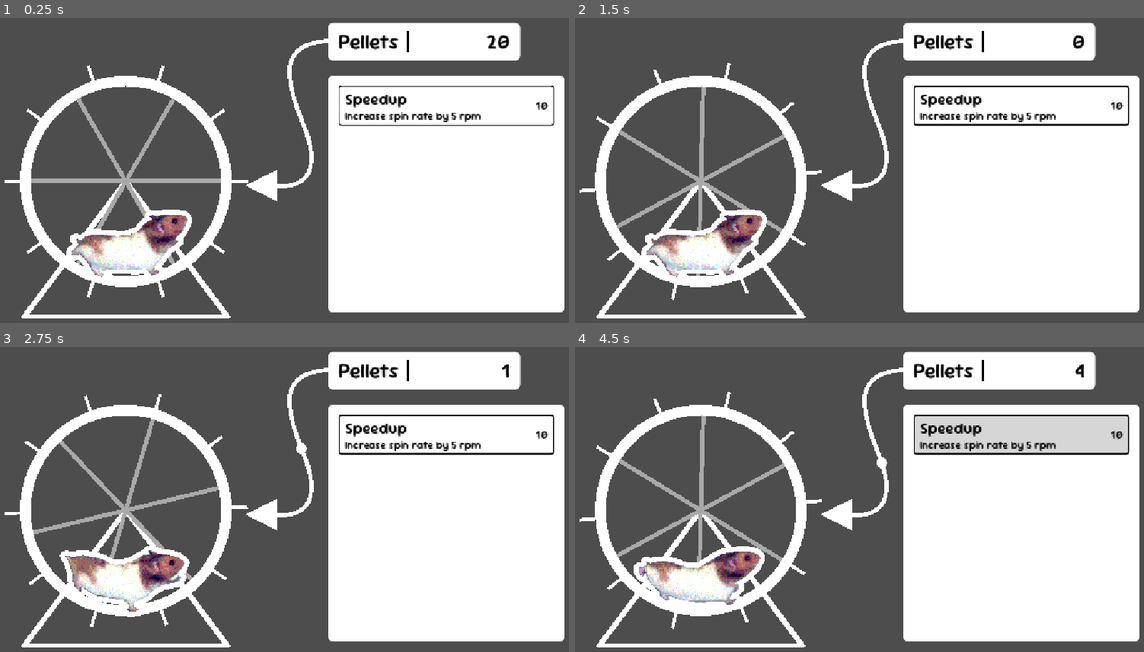
Above: before the commit, frames 1-4 (two rows, left to right).
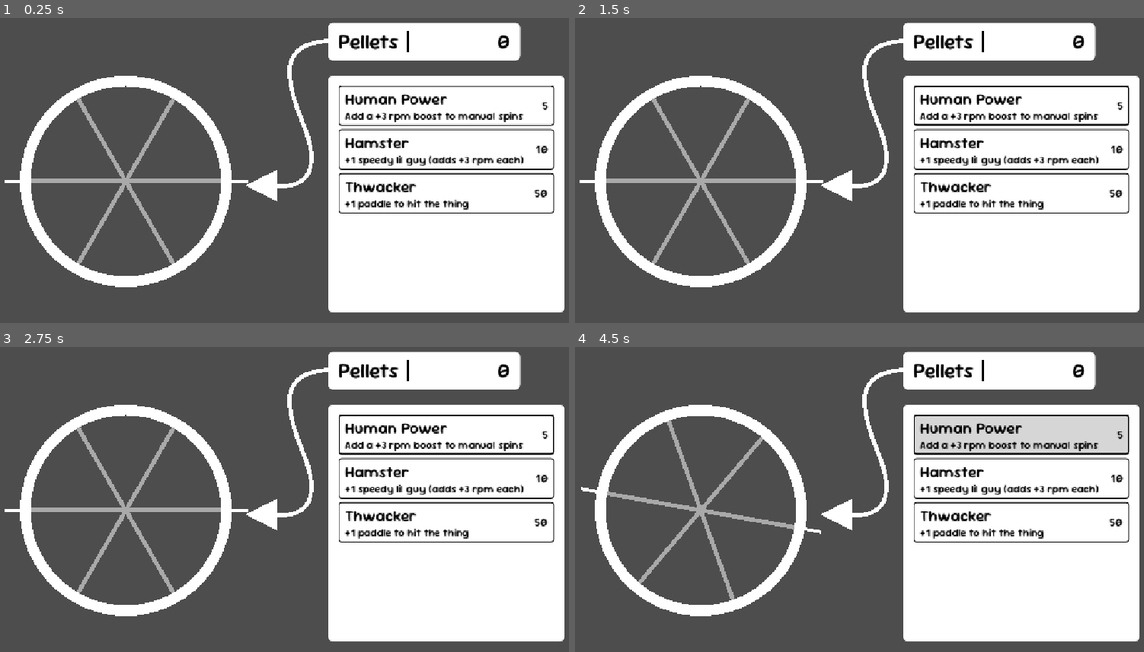
Above: after the commit, the same moments.

Repository: Raisinaut/juniper_dev_jam_2026
Game: Godot game, scene res://gameplay/world.tscn
Same seed, same stepped clock (60 frames per second), same inputs: the game is played once before the commit and once after it.
Inputs (mouse positions are in pixels of both pictures, inside the frame that each line leads up to):
- Up to frame 1 (0.25 s): no input
- Up to frame 2 (1.5 s): click (1018, 106) at 0.52 s; click (1018, 106) at 1.27 s
- Up to frame 3 (2.75 s): click (443, 435) at 2.02 s
- Up to frame 4 (4.5 s): move the mouse to (1001, 490) at 2.77 s; click (1001, 490) at 2.92 s; move the mouse to (745, 523) at 3.52 s; click (745, 523) at 3.67 s; move the mouse to (927, 432) at 4.27 s; click (927, 432) at 4.42 s

The runs differ from the first frame. In frame 1, 7.7% of the frame differs, in the area x 3-98%, y 5-99%; in frame 2, 10%; in frame 3, 10%; in frame 4, 10%, in the area x 0-98%, y 5-99%.

Commit message:
Much better attribute upgrading + more upgrade options

Diff:
--- /dev/null
+++ b/godot/autoloads/attribute_manager.gd
@@ -0,0 +1,42 @@
+extends Node
+
+signal attribute_updated(data : AttributeData)
+
+@export var attribute_folder : String = "res://resources/attributes/"
+var attributes : Array[AttributeData] = []
+
+func _ready() -> void:
+	populate_attributes()
+
+func populate_attributes() -> void:
+	for a in load_folder_resources(attribute_folder):
+		if a is AttributeData:
+			attributes.append(a)
+
+func attempt_upgrade(a : String) -> void:
+	var data = find_attribute(a)
+	var cost = data.upgrade_cost
+	if GameManager.currency >= cost:
+		data.upgrade()
+		attribute_updated.emit(data)
+		GameManager.currency -= cost
+
+func find_attribute(_attribute : String) -> AttributeData:
+	for a in attributes:
+		if _attribute == a.attribute:
+			return a
+	return null
+
+
+# FILE ACCESS ------------------------------------------------------------------
+func load_folder_resources(folder_path : String) -> Array:
+	var dir := DirAccess.open(folder_path)
+	var contents := []
+	if dir:
+		dir.list_dir_begin()
+		for file: String in dir.get_files():
+			var resource := load(dir.get_current_dir() + "/" + file)
+			contents.append(resource)
+	else:
+		printerr("Could not open folder")
+	return contents
--- /dev/null
+++ b/godot/autoloads/attribute_manager.tscn
@@ -0,0 +1,6 @@
+[gd_scene format=3 uid="uid://baiu0ykygl36i"]
+
+[ext_resource type="Script" uid="uid://dqglw2trjrhmr" path="res://autoloads/attribute_manager.gd" id="1_xu5oy"]
+
+[node name="AttributeManager" type="Node" unique_id=1753305598]
+script = ExtResource("1_xu5oy")
--- a/godot/autoloads/game_manager.gd
+++ b/godot/autoloads/game_manager.gd
@@ -2,7 +2,7 @@
 
 signal currency_changed(currency)
 
-const base_currency = 20
+const base_currency = 0
 
 var currency : int = base_currency :
 	set(val): currency = val; currency_changed.emit(currency)
--- a/godot/autoloads/upgrade_manager.gd
+++ /dev/null
@@ -1,42 +0,0 @@
-extends Node
-
-signal attribute_updated(attribute : String, value : float)
-
-## Stored by attribute name that corresponds to [br]
-## an array containing the default value and upgrade increment
-var attributes : Dictionary = {
-	"wheel_rpm" : [0.0, 5]
-}
-
-enum FunctionType {
-	ADD,
-	SUBTRACT,
-	MULTIPLY,
-	DIVIDE
-}
-
-func upgrade_attribute(attribute : String, type : FunctionType) -> void:
-	var starting_value = get_attribute_value(attribute)
-	var end_value = starting_value
-	var upgrade_increment_value = get_attribute_upgrade_increment(attribute)
-	match(type):
-		FunctionType.ADD:
-			end_value = starting_value + upgrade_increment_value
-		FunctionType.SUBTRACT:
-			end_value = starting_value - upgrade_increment_value
-		FunctionType.MULTIPLY:
-			end_value = starting_value * upgrade_increment_value
-		FunctionType.DIVIDE:
-			end_value = starting_value / upgrade_increment_value
-	set_attribute_value(attribute, end_value)
-
-func set_attribute_value(attribute : String, value : float) -> void:
-	attributes[attribute][0] = value
-	attribute_updated.emit(attribute, value)
-
-func get_attribute_value(attribute : String) -> float:
-	print(attributes)
-	return attributes[attribute][0]
-
-func get_attribute_upgrade_increment(attribute : String) -> float:
-	return attributes[attribute][1]
--- a/godot/autoloads/upgrade_manager.tscn
+++ /dev/null
@@ -1,6 +0,0 @@
-[gd_scene format=3 uid="uid://baiu0ykygl36i"]
-
-[ext_resource type="Script" uid="uid://dqglw2trjrhmr" path="res://autoloads/upgrade_manager.gd" id="1_x4qnn"]
-
-[node name="UpgradeManager" type="Node" unique_id=1753305598]
-script = ExtResource("1_x4qnn")
--- a/godot/gameplay/hamster/hamster.tscn
+++ b/godot/gameplay/hamster/hamster.tscn
@@ -1,18 +1,8 @@
 [gd_scene format=3 uid="uid://ban6503mq7r0x"]
 
 [ext_resource type="Texture2D" uid="uid://b023p45ybigln" path="res://assets/hamster/hamster.png" id="1_h1mcn"]
-[ext_resource type="Shader" uid="uid://bxxt0n8e66ixh" path="res://shaders/outline_2d.gdshader" id="1_oa22w"]
 [ext_resource type="Script" uid="uid://e4yusgi7044x" path="res://gameplay/hamster/hamster.gd" id="1_t7nof"]
 [ext_resource type="Texture2D" uid="uid://cnjp6l3ctdtbj" path="res://assets/hamster/red_eye_glow.png" id="3_p1o0g"]
-
-[sub_resource type="ShaderMaterial" id="ShaderMaterial_bvnae"]
-shader = ExtResource("1_oa22w")
-shader_parameter/color = Color(1, 1, 1, 1)
-shader_parameter/width = 20.00000095
-shader_parameter/pattern = 1
-shader_parameter/inside = false
-shader_parameter/add_margins = true
-shader_parameter/number_of_images = Vector2(14, 1)
 
 [sub_resource type="Animation" id="Animation_t7nof"]
 length = 0.001
@@ -206,10 +196,9 @@
 
 [node name="Sprite2D" type="Sprite2D" parent="." unique_id=1107088392]
 texture_filter = 1
-material = SubResource("ShaderMaterial_bvnae")
 scale = Vector2(0.2, 0.2)
 texture = ExtResource("1_h1mcn")
-offset = Vector2(0, -260)
+offset = Vector2(0, -220)
 hframes = 14
 
 [node name="EyePosition" type="Marker2D" parent="Sprite2D" unique_id=1970143410]
--- /dev/null
+++ b/godot/gameplay/hamster/radial_spawner.gd
@@ -0,0 +1,55 @@
+class_name RadialSpawner
+extends Node2D
+
+@export var scene_to_spawn : PackedScene
+@export var max_active = -1
+@export var angle_interval : float = 0.65
+@export var radius : float = 0
+@export var constant_rotation_speed : float = 0.3
+
+var rot_tween : Tween = null
+
+var active_count : int = 0 : set = set_max_active
+
+func set_max_active(val : int) -> void:
+	if max_active >= 0 and val > max_active:
+			return
+	var last_count = active_count
+	active_count = val
+	if last_count > active_count:
+		for i in last_count - active_count:
+			despawn()
+	elif active_count > last_count:
+		for i in active_count - last_count:
+			spawn()
+
+func _process(delta: float) -> void:
+	rotation += constant_rotation_speed * delta
+
+func update_rotation() -> void:
+	if rot_tween: rot_tween.kill()
+	var target_rotation = get_max_angle() * 0.5
+	rot_tween = create_tween().set_trans(Tween.TRANS_CIRC).set_ease(Tween.EASE_OUT)
+	rot_tween.tween_property(self, "rotation", target_rotation, 0.9)
+
+func despawn() -> void:
+	if get_child_count() > 0:
+		get_child(-1).queue_free()
+	else:
+		push_warning("No entities left to despawn.")
+
+func spawn() -> void:
+	var pivot = await create_pivot()
+	var inst = scene_to_spawn.instantiate()
+	pivot.call_deferred("add_child", inst)
+	pivot.rotation = -get_max_angle()
+	inst.position.y = radius
+
+func create_pivot() -> Node2D:
+	var pivot = Node2D.new()
+	call_deferred("add_child", pivot)
+	await pivot.ready
+	return pivot
+
+func get_max_angle() -> float:
+	return angle_interval * (active_count - 1)
--- /dev/null
+++ b/godot/gameplay/hamster/radial_spawner.tscn
@@ -0,0 +1,6 @@
+[gd_scene format=3 uid="uid://dajd2nsn3f3uy"]
+
+[ext_resource type="Script" uid="uid://byev47y2y1j60" path="res://gameplay/hamster/radial_spawner.gd" id="1_30etx"]
+
+[node name="RadialSpawner" type="Node2D" unique_id=1246472195]
+script = ExtResource("1_30etx")
--- /dev/null
+++ b/godot/gameplay/ui/upgrade_list.gd
@@ -0,0 +1,18 @@
+extends PanelContainer
+
+@export var listing_scene : PackedScene = null
+
+@onready var list_container: VBoxContainer = %ListContainer
+
+func _ready() -> void:
+	populate_list()
+
+func populate_list() -> void:
+	for a in AttributeManager.attributes:
+		add_listing(a.attribute)
+
+func add_listing(attribute: String) -> void:
+	var l : AttributeListing = listing_scene.instantiate()
+	list_container.call_deferred("add_child", l)
+	await l.ready
+	l.attribute = attribute
--- a/godot/gameplay/ui/upgrade_list.tscn
+++ b/godot/gameplay/ui/upgrade_list.tscn
@@ -1,12 +1,15 @@
 [gd_scene format=3 uid="uid://b8t8300mivr15"]
 
 [ext_resource type="Theme" uid="uid://6x7g6yc0ph84" path="res://gameplay/ui/themes/interface_theme.tres" id="1_30gb0"]
+[ext_resource type="Script" uid="uid://dguo3c1q87alj" path="res://gameplay/ui/upgrade_list.gd" id="2_6yysp"]
 [ext_resource type="PackedScene" uid="uid://dtxudhimxtw5i" path="res://gameplay/ui/upgrade_listing.tscn" id="2_ynkk4"]
 
 [node name="UpgradeList" type="PanelContainer" unique_id=2040785906]
 offset_right = 448.0
 offset_bottom = 448.0
 theme = ExtResource("1_30gb0")
+script = ExtResource("2_6yysp")
+listing_scene = ExtResource("2_ynkk4")
 
 [node name="MarginContainer" type="MarginContainer" parent="." unique_id=552909608]
 layout_mode = 2
@@ -18,15 +21,9 @@
 [node name="ScrollContainer" type="ScrollContainer" parent="MarginContainer" unique_id=480642766]
 layout_mode = 2
 
-[node name="VBoxContainer" type="VBoxContainer" parent="MarginContainer/ScrollContainer" unique_id=1675135385]
+[node name="ListContainer" type="VBoxContainer" parent="MarginContainer/ScrollContainer" unique_id=1675135385]
+unique_name_in_owner = true
 layout_mode = 2
 size_flags_horizontal = 3
 size_flags_vertical = 3
 theme_override_constants/separation = 6
-
-[node name="UpgradeListing" parent="MarginContainer/ScrollContainer/VBoxContainer" unique_id=1713717684 instance=ExtResource("2_ynkk4")]
-layout_mode = 2
-title = "Speedup"
-details = "Increase spin rate by 5 rpm"
-cost = 10
-linked_attribute = "wheel_rpm"
--- a/godot/gameplay/ui/upgrade_listing.gd
+++ b/godot/gameplay/ui/upgrade_listing.gd
@@ -1,4 +1,5 @@
 @tool
+class_name AttributeListing
 extends MarginContainer
 
 @onready var buy_button: Button = %BuyButton
@@ -6,19 +7,20 @@
 @onready var detail_label: Label = %DetailLabel
 @onready var cost_label: Label = %CostLabel
 
-@export var title : String = "" :
-	set(val): title = val; %TitleLabel.text = val
-@export var details : String = "" :
-	set(val): details = val; %DetailLabel.text = val
-@export var cost : int = 100 :
-	set(val): cost = val; %CostLabel.text = str(val)
-@export var linked_attribute : String = ""
-@export var upgrade_function : UpgradeManager.FunctionType
+var attribute : String = "" :
+	set(val): attribute = val; match_attribute_data()
+
 
 func _ready() -> void:
 	buy_button.pressed.connect(_on_buy_button_pressed)
 
+func match_attribute_data() -> void:
+	var data : AttributeData = AttributeManager.find_attribute(attribute)
+	if data:
+		title_label.text = data.title
+		detail_label.text = data.details
+		cost_label.text = str(data.upgrade_cost)
+
 func _on_buy_button_pressed() -> void:
-	if GameManager.currency >= cost:
-		UpgradeManager.upgrade_attribute(linked_attribute, upgrade_function)
-		GameManager.currency -= cost
+	AttributeManager.attempt_upgrade(attribute)
+	match_attribute_data()
--- /dev/null
+++ b/godot/gameplay/wheel/mouse_click_area.gd
@@ -0,0 +1,28 @@
+@tool
+extends Area2D
+
+signal mouse_clicked
+
+@onready var collision_shape = $CollisionShape2D
+
+var mouse_over : bool = false
+
+func set_shape_radius(value : float) -> void:
+	$CollisionShape2D.shape.radius = value
+
+func _ready() -> void:
+	if Engine.is_editor_hint():
+		return
+	mouse_entered.connect(_on_mouse_entered)
+	mouse_exited.connect(_on_mouse_exited)
+
+func _input(event: InputEvent) -> void:
+	if event is InputEventMouseButton and mouse_over:
+		if event.pressed and not event.is_echo():
+			mouse_clicked.emit()
+
+func _on_mouse_entered() -> void:
+	mouse_over = true
+
+func _on_mouse_exited() -> void:
+	mouse_over = false
--- a/godot/gameplay/wheel/wheel.gd
+++ b/godot/gameplay/wheel/wheel.gd
@@ -5,8 +5,11 @@
 signal tick_passed(qty : int)
 signal rpm_changed(value : float)
 
+@onready var mouse_area: Area2D = $MouseArea
+
+
 @export var radius : float = 100 :
-	set(val): radius = val; queue_redraw()
+	set(val): radius = val; queue_redraw(); $MouseArea.set_shape_radius(radius)
 @export_range(0, 1) var fill : float = 0 :
 	set(val): fill = val; queue_redraw()
 @export_range(0, 1, 1, "or_greater")  var tick_count : int = 10:
@@ -28,15 +31,17 @@
 
 var rpm : float = 0.0 :
 	set(val): rpm = val; rpm_changed.emit(rpm)
+var rpm_boost : float = 0.0
+var rpm_boost_decrease_rate : float = 15.0
 var rotation_since_tick : float = 0.0
-
+var boost_tween : Tween = null
 
 func _ready() -> void:
 	if Engine.is_editor_hint():
 		return
-	UpgradeManager.attribute_updated.connect(_on_attribute_upgraded)
 	test_spin = false
 	reset_rotation()
+	mouse_area.mouse_clicked.connect(_on_mouse_area_clicked)
 
 func _process(delta: float) -> void:
 	if Engine.is_editor_hint() and not test_spin:
@@ -47,24 +52,38 @@
 	var rotation_change = angular_velocity() * delta
 	rotation = wrapf(rotation + rotation_change, 0, 2 * PI)
 	rotation_since_tick += rotation_change
-	var ticks_passed : int = floor(rotation_since_tick / tick_angle_separation())
-	if ticks_passed > 0:
+	var ticks_passed : float = rotation_since_tick / tick_angle_separation()
+	if floor(ticks_passed) > 0:
 		if not Engine.is_editor_hint():
-			tick_passed.emit(ticks_passed)
-			#print(ticks_passed, " tick passed")
-		rotation_since_tick = 0
+			tick_passed.emit(floor(ticks_passed))
+		var remaining_angle = ticks_passed - floor(ticks_passed)
+		rotation_since_tick = remaining_angle * tick_angle_separation()
 
 func tick_angle_separation() -> float:
 	return 2 * PI / tick_count
 
 func angular_velocity() -> float:
-	return rpm * 2 * PI / 60
+	return get_total_rpm() * 2 * PI / 60
+
+func get_total_rpm() -> float:
+	return rpm + rpm_boost
 
 func reset_rotation() -> void:
 	rotation = 0
 
 func inner_radius() -> float:
 	return radius * (1.0 - fill * 2)
+
+
+# SIGNALS ----------------------------------------------------------------------
+func _on_mouse_area_clicked() -> void:
+	var click_power_data = AttributeManager.find_attribute("click_power")
+	rpm_boost += click_power_data.current_value
+	# TWEEN BOOST BACK TO ZERO
+	if boost_tween: boost_tween.kill()
+	boost_tween = create_tween().set_ease(Tween.EASE_OUT).set_trans(Tween.TRANS_SINE)
+	boost_tween.tween_property(self, "rpm_boost", 0, 2.0)
+
 
 # DRAWING ----------------------------------------------------------------------
 func _draw() -> void:
@@ -92,10 +111,3 @@
 	var r_offset = radius * fill
 	var w = radius * 2 * fill
 	draw_circle(Vector2.ZERO, radius - r_offset, Color.WHITE, false, w, false)
-
-
-# SIGNALS ----------------------------------------------------------------------
-func _on_attribute_upgraded(attribute : String, value : float) -> void:
-	match(attribute):
-		"wheel_rpm":
-			rpm = value
--- a/godot/gameplay/wheel/wheel.tscn
+++ b/godot/gameplay/wheel/wheel.tscn
@@ -1,10 +1,18 @@
 [gd_scene format=3 uid="uid://djnkcdkwx7tux"]
 
 [ext_resource type="Script" uid="uid://bqmhwt2u68m2i" path="res://gameplay/wheel/wheel.gd" id="1_nt1jq"]
+[ext_resource type="Script" uid="uid://gkndu5qr3aya" path="res://gameplay/wheel/mouse_click_area.gd" id="2_86lyt"]
+
+[sub_resource type="CircleShape2D" id="CircleShape2D_86lyt"]
+radius = 200.0
 
 [node name="Wheel" type="Node2D" unique_id=40160034]
 script = ExtResource("1_nt1jq")
 fill = 0.05
 tick_length = 4
-support_count = null
-support_width = null
+
+[node name="MouseArea" type="Area2D" parent="." unique_id=2081064080]
+script = ExtResource("2_86lyt")
+
+[node name="CollisionShape2D" type="CollisionShape2D" parent="MouseArea" unique_id=164163403]
+shape = SubResource("CircleShape2D_86lyt")
--- a/godot/gameplay/world.gd
+++ b/godot/gameplay/world.gd
@@ -3,21 +3,25 @@
 @onready var wheel: Wheel = %Wheel
 @onready var paddle: Node2D = %Paddle
 @onready var bubble_path: Path2D = %BubblePath
-@onready var hamster: Node2D = %Hamster
+@onready var hamster_spawner: RadialSpawner = %HamsterSpawner
 
 func _ready() -> void:
 	wheel.tick_passed.connect(paddle.flick.unbind(1))
 	wheel.tick_passed.connect(bubble_path.send_value)
 	bubble_path.path_end_reached.connect(_on_bubble_path_animation_finished)
-	wheel.rpm_changed.connect(_on_wheel_rpm_changed)
+	hamster_spawner.global_position = wheel.global_position
+	hamster_spawner.radius = wheel.inner_radius()
+	AttributeManager.attribute_updated.connect(_on_attribute_updated)
+	#wheel.rpm_changed.connect(_on_wheel_rpm_changed)
 
 func _on_bubble_path_animation_finished(value : int) -> void:
 	GameManager.currency += value
 
-#func _process(_delta: float) -> void:
-	#UpgradeManager.upgrade_attribute("wheel_rpm", UpgradeManager.FunctionType.ADD)
-
-func _on_wheel_rpm_changed(rpm : float) -> void:
-	var normal_rpm = 45
-	var rpm_scale = rpm / normal_rpm
-	hamster.run_speed = rpm_scale
+func _on_attribute_updated(data : AttributeData) -> void:
+	match(data.attribute):
+		"hamster_count":
+			var rpm_per_hamster = 10
+			hamster_spawner.active_count = round(data.current_value)
+			wheel.rpm = hamster_spawner.active_count * rpm_per_hamster
+		"paddle_count":
+			wheel.tick_count = data.current_value
--- a/godot/gameplay/world.tscn
+++ b/godot/gameplay/world.tscn
@@ -7,6 +7,7 @@
 [ext_resource type="PackedScene" uid="uid://ywvlbprcvr3y" path="res://gameplay/objects/bubble_path/bubble_path.tscn" id="5_8ijeg"]
 [ext_resource type="PackedScene" uid="uid://cw11hfws1f5t3" path="res://gameplay/ui/counter.tscn" id="6_3aytc"]
 [ext_resource type="PackedScene" uid="uid://b8t8300mivr15" path="res://gameplay/ui/upgrade_list.tscn" id="7_a7i81"]
+[ext_resource type="PackedScene" uid="uid://dajd2nsn3f3uy" path="res://gameplay/hamster/radial_spawner.tscn" id="7_rfe6v"]
 
 [sub_resource type="Curve2D" id="Curve2D_8ijeg"]
 _data = {
@@ -21,6 +22,7 @@
 position = Vector2(258, 328)
 
 [node name="Stand" type="Line2D" parent="WheelStructure" unique_id=1957235355]
+visible = false
 points = PackedVector2Array(0, 0, -192, 256, 192, 256, 0, 0)
 joint_mode = 2
 begin_cap_mode = 2
@@ -29,20 +31,13 @@
 [node name="Wheel" parent="WheelStructure" unique_id=40160034 instance=ExtResource("1_s1lby")]
 unique_name_in_owner = true
 radius = 200.0
+tick_count = 2
 tick_length = 30
 tick_width = 6.0
-support_count = 6
-support_width = 8.0
 
-[node name="UsePosition" type="Marker2D" parent="." unique_id=216342906]
+[node name="HamsterSpawner" parent="." unique_id=1246472195 instance=ExtResource("7_rfe6v")]
 unique_name_in_owner = true
-position = Vector2(258, 508)
-gizmo_extents = 50.0
-
-[node name="Hamster" parent="UsePosition" unique_id=724986567 instance=ExtResource("2_mrl3i")]
-unique_name_in_owner = true
-position = Vector2(0, 8.999999)
-scale = Vector2(2.375, 2.375)
+scene_to_spawn = ExtResource("2_mrl3i")
 
 [node name="Paddle" parent="." unique_id=595953870 instance=ExtResource("3_3425t")]
 unique_name_in_owner = true
--- a/godot/project.godot
+++ b/godot/project.godot
@@ -18,7 +18,7 @@
 [autoload]
 
 GameManager="*uid://b21yhi1dn1vab"
-UpgradeManager="*uid://baiu0ykygl36i"
+AttributeManager="*uid://baiu0ykygl36i"
 
 [display]
 
--- /dev/null
+++ b/godot/resources/_classes/attribute_data.gd
@@ -0,0 +1,44 @@
+class_name AttributeData
+extends Resource
+
+
+@export var title : String = ""
+@export var details : String = ""
+@export var attribute : String = ""
+
+@export_category("Value")
+@export var base_value : float = 0.0 :
+	set(val): base_value = val; current_value = base_value
+@export var upgrade_increment : float = 0
+@export var upgrade_funnction : UpgradeFunction
+
+@export_category("Cost")
+@export_range(0, 1, 1, "or_greater") var base_cost : int = 0 :
+	set(val): base_cost = val; upgrade_cost = base_cost
+@export_range(1.0, 5.0, 0.01, "or_greater") var cost_increase_exponent : float = 1.0
+
+# These must be initialized via setter functions to respect export values
+var current_value : float
+var upgrade_cost : int
+
+enum UpgradeFunction {
+	ADD,
+	SUBTRACT,
+	MULTIPLY,
+	DIVIDE
+}
+
+func upgrade() -> void:
+	match(upgrade_funnction):
+		UpgradeFunction.ADD:
+			current_value += + upgrade_increment
+		UpgradeFunction.SUBTRACT:
+			current_value -= upgrade_increment
+		UpgradeFunction.MULTIPLY:
+			current_value *= upgrade_increment
+		UpgradeFunction.DIVIDE:
+			current_value /= upgrade_increment
+	scale_upgrade_cost()
+
+func scale_upgrade_cost() -> void:
+	upgrade_cost = round(pow(upgrade_cost, cost_increase_exponent))
--- /dev/null
+++ b/godot/resources/attributes/1_click_power.tres
@@ -0,0 +1,14 @@
+[gd_resource type="Resource" script_class="AttributeData" format=3 uid="uid://bxu6pfbhkuphc"]
+
+[ext_resource type="Script" uid="uid://dl5ldl50ujvgu" path="res://resources/_classes/attribute_data.gd" id="1_tckke"]
+
+[resource]
+script = ExtResource("1_tckke")
+title = "Human Power"
+details = "Add a +3 rpm boost to manual spins"
+attribute = "click_power"
+base_value = 3.0
+upgrade_increment = 3.0
+base_cost = 5
+cost_increase_exponent = 1.1
+metadata/_custom_type_script = "uid://dl5ldl50ujvgu"
--- /dev/null
+++ b/godot/resources/attributes/2_hamster_count.tres
@@ -0,0 +1,13 @@
+[gd_resource type="Resource" script_class="AttributeData" format=3 uid="uid://57oqrg2ts5un"]
+
+[ext_resource type="Script" uid="uid://dl5ldl50ujvgu" path="res://resources/_classes/attribute_data.gd" id="1_k64gi"]
+
+[resource]
+script = ExtResource("1_k64gi")
+title = "Hamster"
+details = "+1 speedy lil guy (adds +3 rpm each)"
+attribute = "hamster_count"
+upgrade_increment = 1.0
+base_cost = 10
+cost_increase_exponent = 1.1
+metadata/_custom_type_script = "uid://dl5ldl50ujvgu"
--- /dev/null
+++ b/godot/resources/attributes/3_paddle_count.tres
@@ -0,0 +1,14 @@
+[gd_resource type="Resource" script_class="AttributeData" format=3 uid="uid://bh8t3s3ixyod5"]
+
+[ext_resource type="Script" uid="uid://dl5ldl50ujvgu" path="res://resources/_classes/attribute_data.gd" id="1_b6u6r"]
+
+[resource]
+script = ExtResource("1_b6u6r")
+title = "Thwacker"
+details = "+1 paddle to hit the thing"
+attribute = "paddle_count"
+base_value = 2.0
+upgrade_increment = 1.0
+base_cost = 50
+cost_increase_exponent = 1.1
+metadata/_custom_type_script = "uid://dl5ldl50ujvgu"
Binary file changed: godot/assets/hamster/hamster.png
Renamed: godot/autoloads/upgrade_manager.gd.uid -> godot/autoloads/attribute_manager.gd.uid
Not shown, added: godot/gameplay/hamster/radial_spawner.gd.uid
Not shown, added: godot/gameplay/ui/upgrade_list.gd.uid
Not shown, added: godot/gameplay/wheel/mouse_click_area.gd.uid
Not shown, added: godot/resources/_classes/attribute_data.gd.uid
